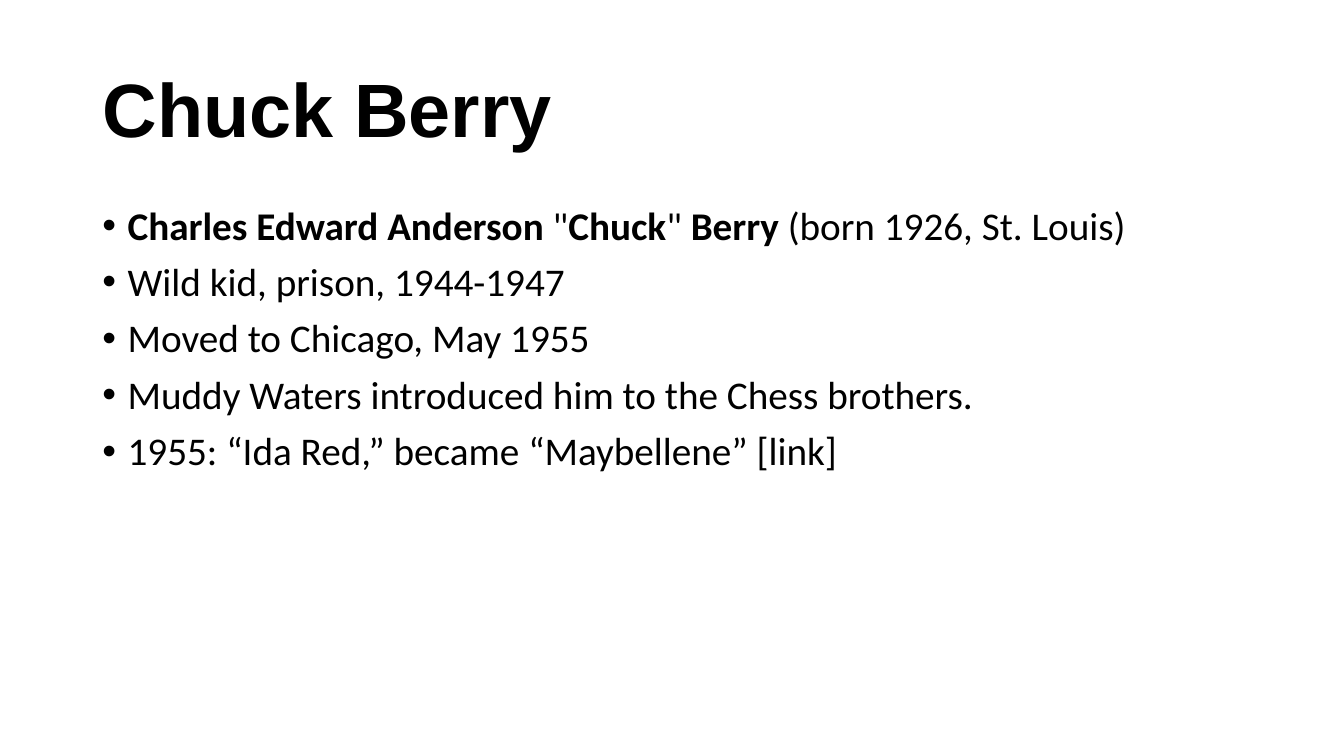
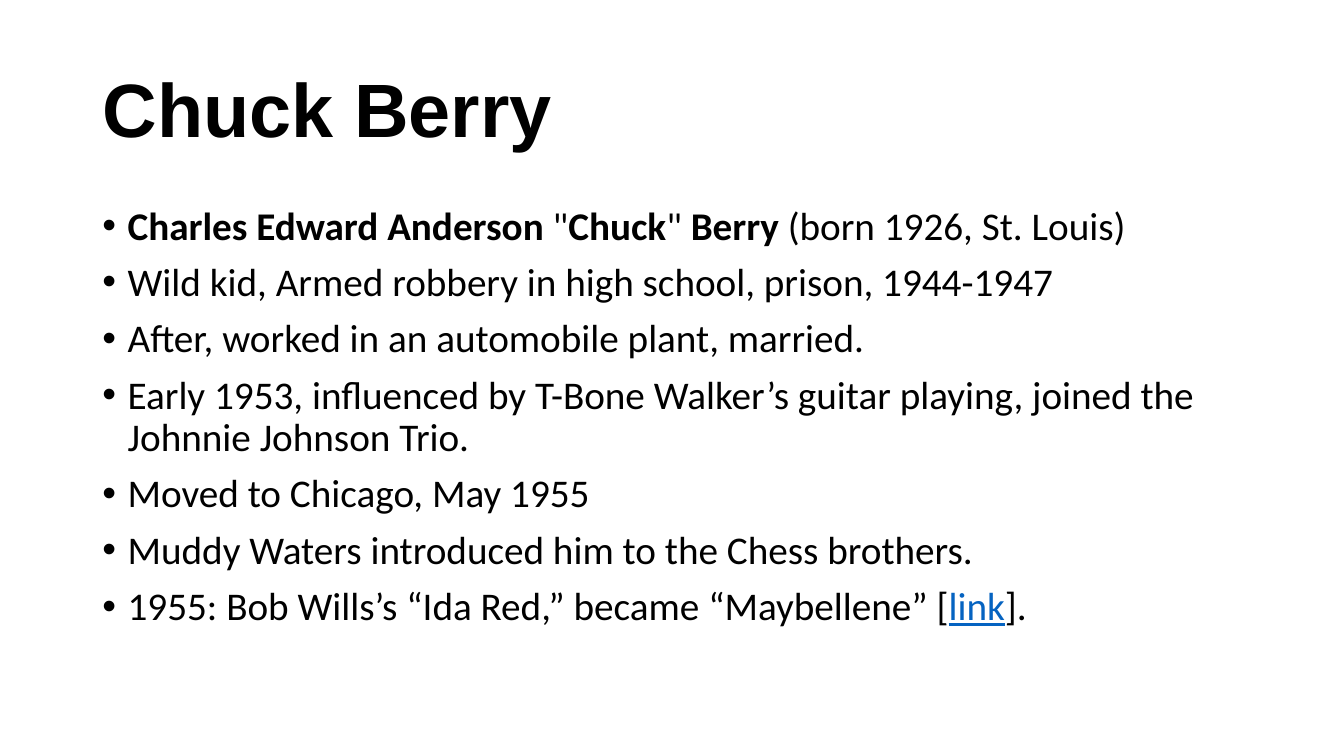
Before and after one commit to mrbaker1917/website, a slide deck: slide 16 of HSTR121/ppts/RockEmerges.pptx. Drawn at 1344x756 pixels with LibreOffice and Linux fonts; fonts in the diff are those of the drawing; background and template pictures are left out. Boxes give left, top, right and bottom in pixels: in the first picture for what was removed or moved away, otherwise in the second. Text is boxed around its words. In the diff, an @@ line names an element or a change of style, - is before the commit and + after.

Commit message:
Chuck Berry updates

```diff
--- a/HSTR121/ppts/RockEmerges.pptx
+++ b/HSTR121/ppts/RockEmerges.pptx
@@ text at (128,268,1194,452): text changed @@
-• Wild kid, prison, 1944-1947
+• Wild kid, Armed robbery in high school, prison, 1944-1947
+• After, worked in an automobile plant, married.
+• Early 1953, influenced by T-Bone Walker’s guitar playing, joined the Johnnie Johnson Trio.
@@ text at (128,591,1027,627): text changed @@
-• 1955: “Ida Red,” became “Maybellene” [link]
+• 1955: Bob Wills’s “Ida Red,” became “Maybellene” [link].
```
